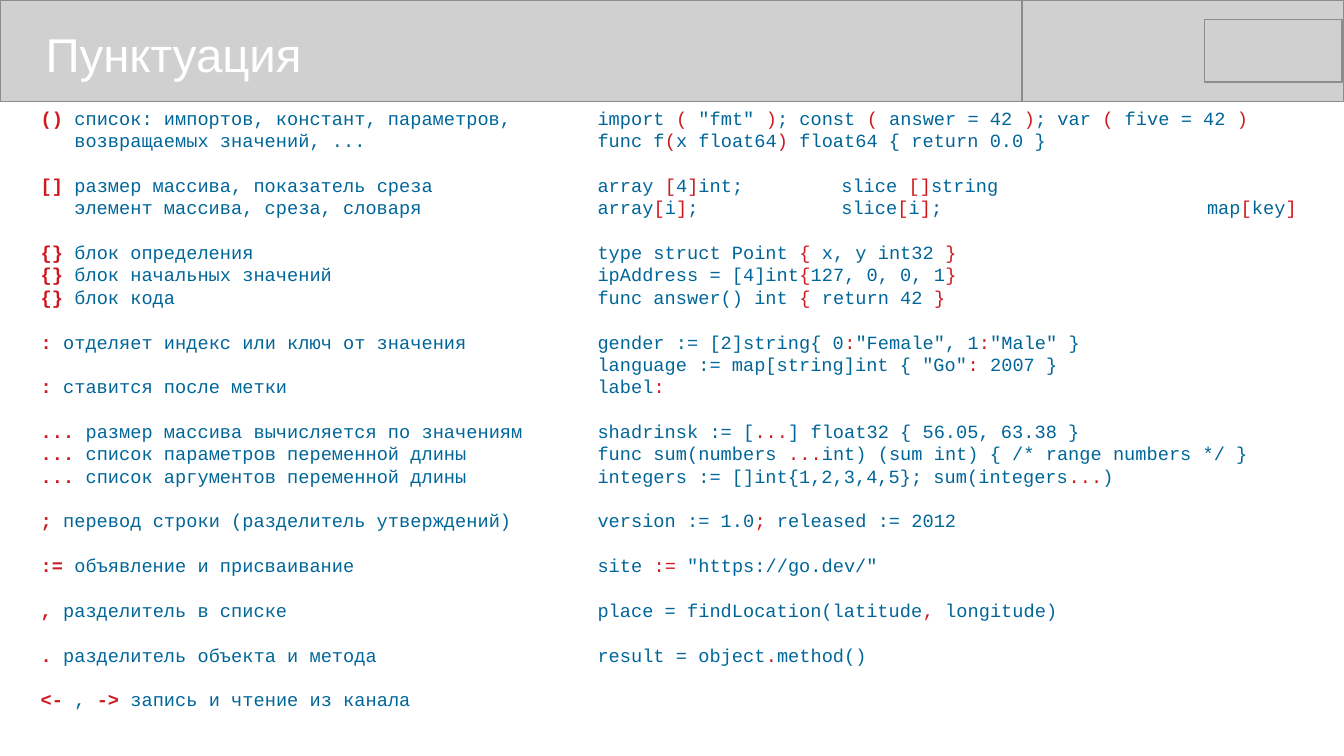
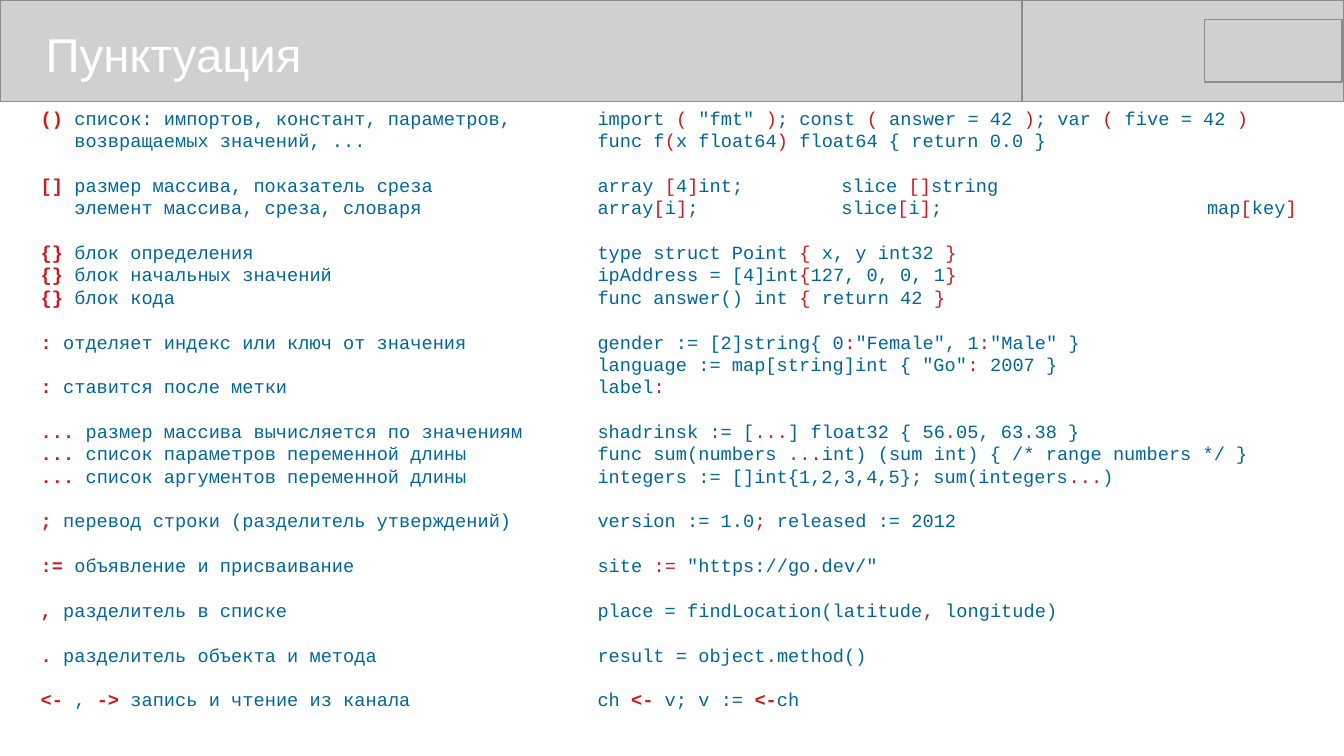
Before and after one commit to mike-shock/Go_language, a slide deck: slide 16 of Go_Review.odp. Drawn at 1344x756 pixels with LibreOffice and Linux fonts; fonts in the diff are those of the drawing; grey boxes stand for pictures. Boxes give left, top, right and bottom in pixels: in the first picture for what was removed or moved away, otherwise in the second. Text is boxed around its words. In the diff, an @@ line names an element or a change of style, - is before the commit and + after.

```diff
--- a/Go_Review.odp
+++ b/Go_Review.odp
@@ text at [598, 693, 800, 710]: paragraph added @@
+ch <- v; v := <-ch
```
Also in this commit, not shown: 9 other slides changed, 1 other file.
